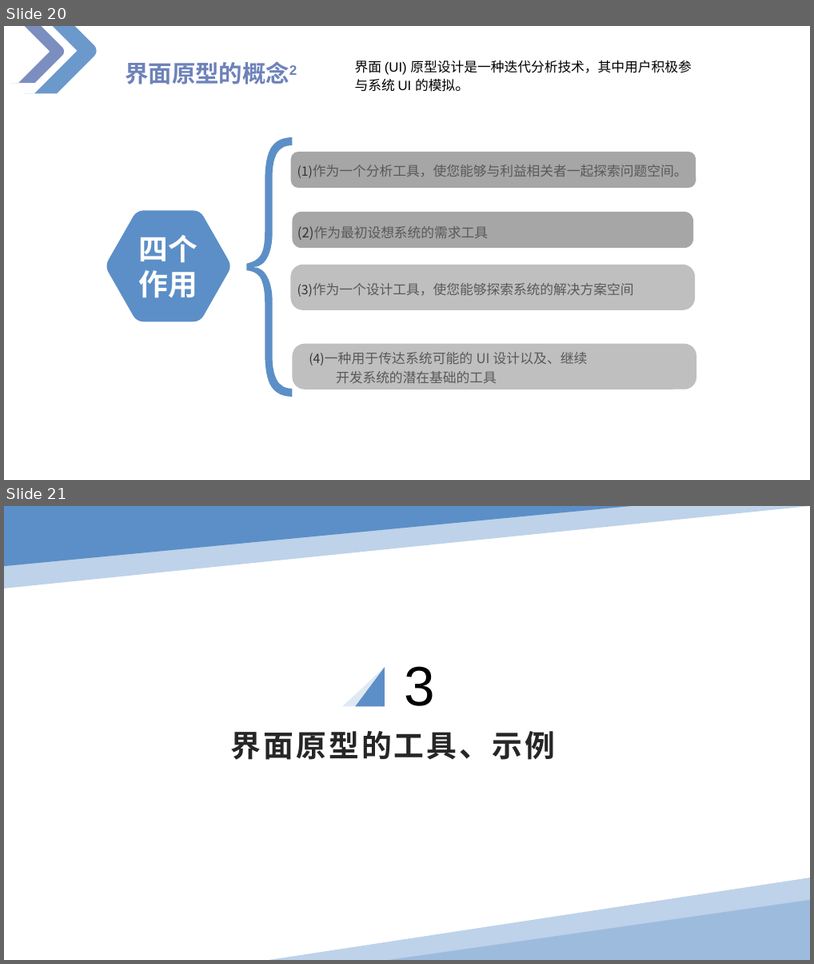
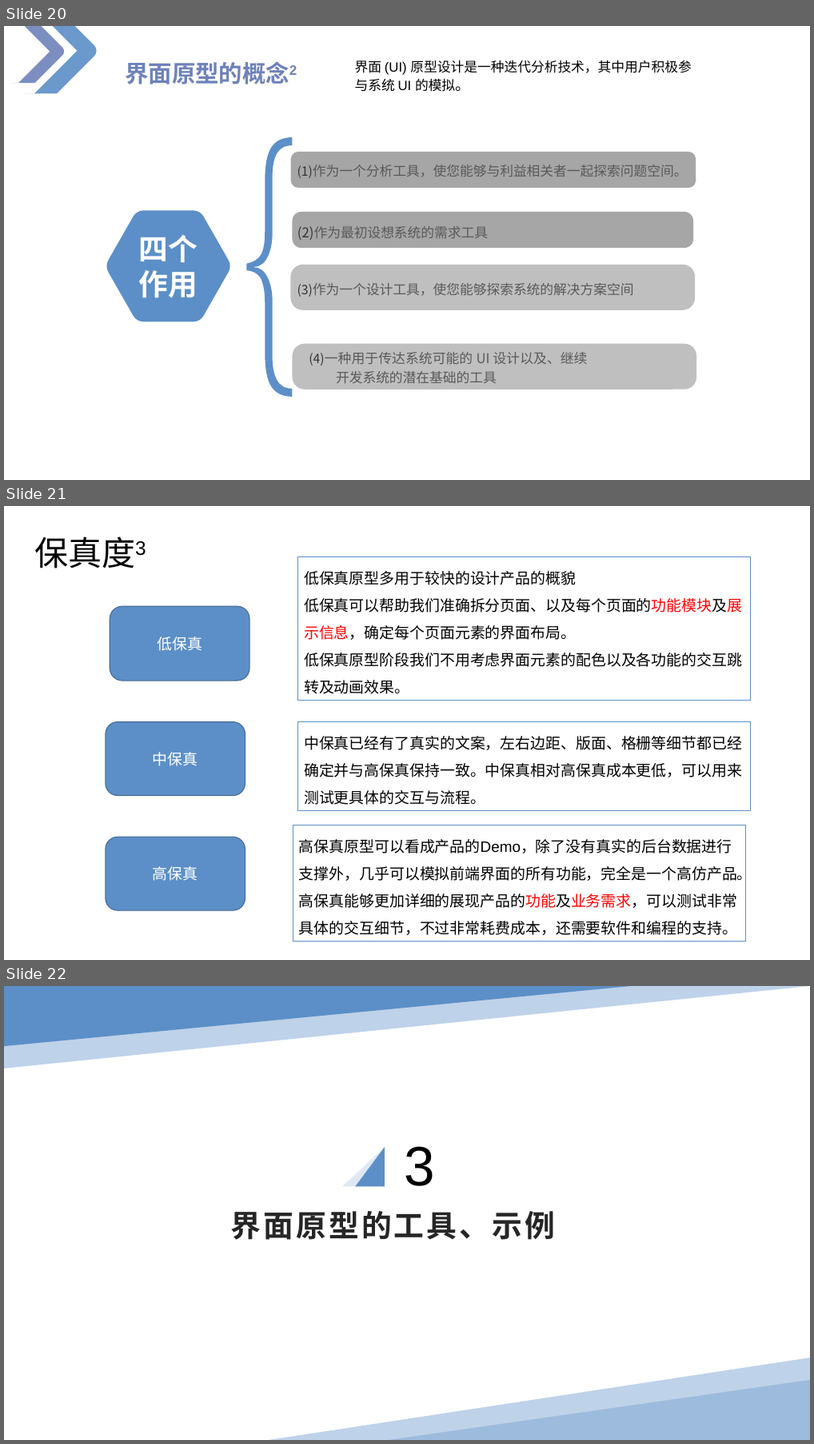
Before and after one commit to on6nx/requirement, a slide deck: uml4/UML基础Ⅱ.pptx. Shown one above the other, each under a label of ours: slides 20 and 21 before the commit, slides 20, 21 and 22 after it. The pictures are 814x964 and 814x1444 pixels, drawn with LibreOffice and Linux fonts; fonts in the diff are those of the drawing. Boxes give left, top, right and bottom in pixels: in the first picture for what was removed or moved away, otherwise in the second. Text is boxed around its words. In the diff, an @@ line names an element or a change of style, - is before the commit and + after.

```diff
--- a/uml4/UML基础Ⅱ.pptx
+++ b/uml4/UML基础Ⅱ.pptx
@@ slide 21 added at bbox=[4, 506, 810, 960], background #FFFFFF @@
@@ text added at bbox=[34, 536, 146, 568], 40 pt, text #000000 @@
+保真度3
@@ rectangle added at bbox=[298, 557, 750, 700], outline #5C8FC7 0.75 pt, 18 pt, text #000000 @@
+低保真原型多用于较快的设计产品的概貌
+低保真可以帮助我们准确拆分页面、以及每个页面的功能模块及展示信息，确定每个页面元素的界面布局。
+低保真原型阶段我们不用考虑界面元素的配色以及各功能的交互跳转及动画效果。
@@ rounded rectangle added at bbox=[110, 607, 250, 681], fill #5C8FC7, outline #446A93 1 pt, 18 pt, text #FFFFFF @@
+低保真
@@ rounded rectangle added at bbox=[106, 722, 246, 796], fill #5C8FC7, outline #446A93 1 pt, 18 pt, text #FFFFFF @@
+中保真
@@ rectangle added at bbox=[298, 722, 750, 810], outline #5C8FC7 0.75 pt, 18 pt, text #000000 @@
+中保真已经有了真实的文案，左右边距、版面、格栅等细节都已经确定并与高保真保持一致。中保真相对高保真成本更低，可以用来测试更具体的交互与流程。
@@ rounded rectangle added at bbox=[106, 837, 246, 911], fill #5C8FC7, outline #446A93 1 pt, 18 pt, text #FFFFFF @@
+高保真
@@ rectangle added at bbox=[293, 825, 746, 941], outline #5C8FC7 0.75 pt, 18 pt, text #000000 @@
+高保真原型可以看成产品的Demo，除了没有真实的后台数据进行支撑外，几乎可以模拟前端界面的所有功能，完全是一个高仿产品。高保真能够更加详细的展现产品的功能及业务需求，可以测试非常具体的交互细节，不过非常耗费成本，还需要软件和编程的支持。
@@ what was slide 21 is now slide 22 @@
```
Also in this commit, not shown: 2 slides changed, 1 other file.
